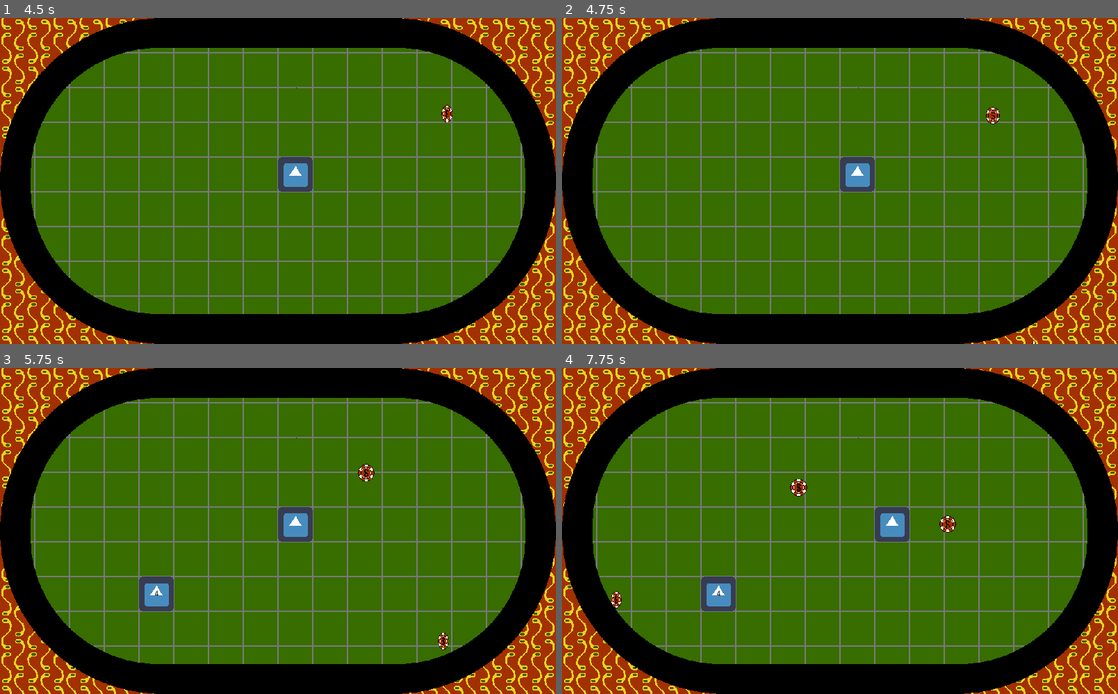
Above: before the commit, frames 1-4 (two rows, left to right).
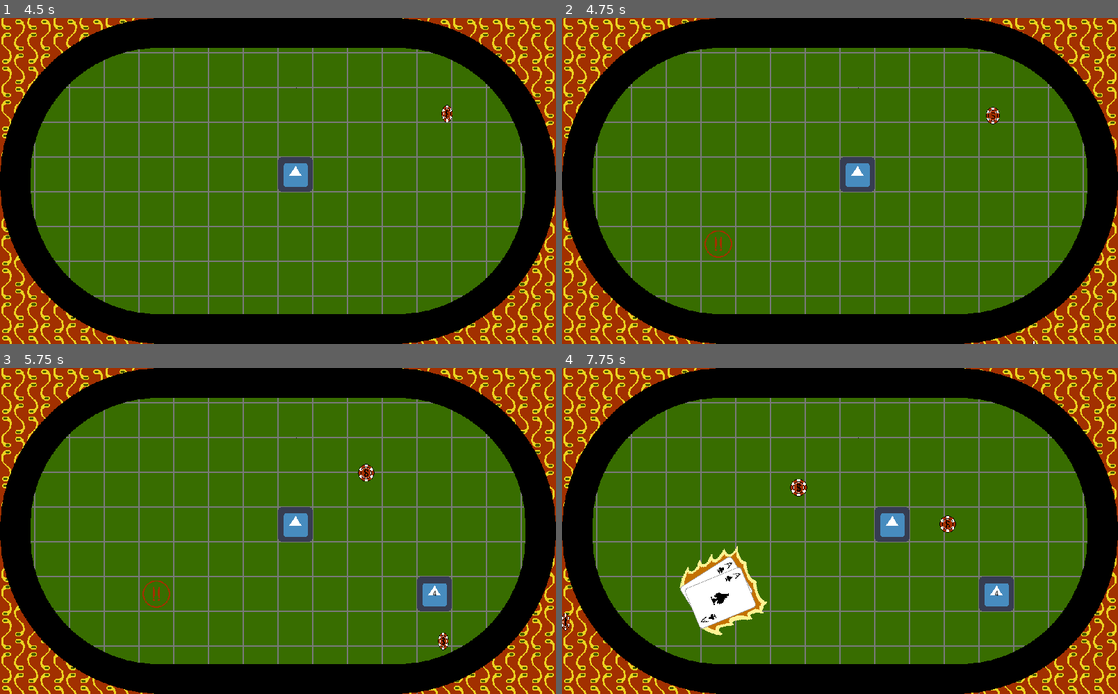
Above: after the commit, the same moments.

Repository: ConnorWhalen/gmtk2022
Game: Godot game, scene res://scenes/Main.tscn
Two runs of this game, one before a commit and one after it. Both use one fixed random seed, a clock stepped at 60 frames per second and the inputs below. The engine's default icon, where the game draws it, is replaced by a stand-in: a white triangle on a blue panel in a dark square.
Inputs:
- Up to frame 1 (4.5 s): click "Start" at 0.5 s; tap Enter at 1.25, 2.75 s; hold Right (ui_right) 1.28-2.03 s; tap Space at 2 s; hold Down (ui_down) 2.03-2.78 s; hold Right (ui_right) 2.78-3.53 s; hold Up (ui_up) 3.53-4.28 s; hold Left (ui_left) from 4.28 s (still down)
- Up to frame 2 (4.75 s): keep holding Left (ui_left)
- Up to frame 3 (5.75 s): keep holding Left (ui_left)
- Up to frame 4 (7.75 s): release Left (ui_left) at 5.78 s; hold Down (ui_down) 5.78-6.53 s; hold Right (ui_right) 6.53-7.28 s; hold Up (ui_up) from 7.28 s (still down)

Frame 1 is identical in both runs. In frame 2, less than 0.1% of the frame differs, in the area x 25-31%, y 65-74%; in frame 3, 1.3%; in frame 4, 3.3%, in the area x 0-82%, y 54-83%.

Commit message:
Add cards that slam down

Diff:
--- /dev/null
+++ b/scenes/Cards.gd
@@ -0,0 +1,69 @@
+extends Node2D
+
+var SCREEN_HEIGHT = ProjectSettings.get_setting("display/window/size/height")
+var SCREEN_WIDTH = ProjectSettings.get_setting("display/window/size/width")
+var SIZE = 128
+var TILE_SIZE = 64
+var FALL_SPEED = 200
+
+enum CardState {
+	WARNING,
+	SLAMMING,
+	DOWN
+}
+
+var dead = false
+var tile = [0, 0]
+var state = CardState.WARNING
+var rng
+
+
+func _ready():
+	$Container.position.y = SIZE
+	$Container.scale.y = 0
+
+	rng = RandomNumberGenerator.new()
+	set_card_sprite($Container/Card1)
+	set_card_sprite($Container/Card2)
+
+	yield(get_tree().create_timer(0.5, false), "timeout")
+	$Warning.visible = false
+	yield(get_tree().create_timer(0.5, false), "timeout")
+	$Warning.visible = true
+	yield(get_tree().create_timer(0.5, false), "timeout")
+	$Warning.visible = false
+	yield(get_tree().create_timer(0.5, false), "timeout")
+	$Warning.visible = true
+	yield(get_tree().create_timer(0.5, false), "timeout")
+	$Warning.visible = false
+	$Container.visible = true
+	state = CardState.SLAMMING
+
+
+func _process(delta):
+	match state:
+		CardState.SLAMMING:
+			$Container.position.y -= delta * FALL_SPEED
+			$Container.scale.y = 1 - ($Container.position.y / SIZE)
+			if $Container.position.y <= 0:
+				$Container.position.y = 0
+				$Container.scale.y = 1
+				$Container/Slam.visible = true
+				state = CardState.DOWN
+				yield(get_tree().create_timer(0.5, false), "timeout")
+				$Container/Slam.visible = false
+				yield(get_tree().create_timer(0.5, false), "timeout")
+				dead = true
+
+
+func set_tile(tile_):
+	tile = tile_
+	position = Vector2((tile[0]+1.5) * TILE_SIZE, (tile[1]+1.5) * TILE_SIZE)
+	var direction = Vector2(SCREEN_WIDTH/2, SCREEN_HEIGHT/2) - position
+	rotation = direction.angle() + PI/2
+	$Warning.rotation = -rotation
+
+
+func set_card_sprite(sprite):
+	rng.randomize()
+	sprite.region_rect.position.x = SIZE * (rng.randi() % 4)
--- /dev/null
+++ b/scenes/Cards.tscn
@@ -0,0 +1,37 @@
+[gd_scene load_steps=3 format=2]
+
+[ext_resource path="res://assets/cards.png" type="Texture" id=1]
+[ext_resource path="res://scenes/Cards.gd" type="Script" id=2]
+
+[node name="Cards" type="Node2D"]
+script = ExtResource( 2 )
+
+[node name="Container" type="Node2D" parent="."]
+visible = false
+
+[node name="Slam" type="Sprite" parent="Container"]
+visible = false
+position = Vector2( -2, -2 )
+scale = Vector2( 1.15, 1.1 )
+texture = ExtResource( 1 )
+region_enabled = true
+region_rect = Rect2( 512, 0, 128, 128 )
+
+[node name="Card1" type="Sprite" parent="Container"]
+position = Vector2( -8, 0 )
+rotation = -0.0872665
+texture = ExtResource( 1 )
+region_enabled = true
+region_rect = Rect2( 0, 0, 128, 128 )
+
+[node name="Card2" type="Sprite" parent="Container"]
+position = Vector2( 8, 0 )
+rotation = 0.0872665
+texture = ExtResource( 1 )
+region_enabled = true
+region_rect = Rect2( 128, 0, 128, 128 )
+
+[node name="Warning" type="Sprite" parent="."]
+texture = ExtResource( 1 )
+region_enabled = true
+region_rect = Rect2( 640, 0, 128, 128 )
--- a/scenes/Game.gd
+++ b/scenes/Game.gd
@@ -3,6 +3,7 @@
 
 onready var Chip = preload("res://scenes/Chip.tscn")
 onready var Special = preload("res://scenes/Special.tscn")
+onready var Card = preload("res://scenes/Cards.tscn")
 
 var SCREEN_HEIGHT = ProjectSettings.get_setting("display/window/size/height")
 var SCREEN_WIDTH = ProjectSettings.get_setting("display/window/size/width")
@@ -10,8 +11,16 @@
 var RIGHT_BOUND = SCREEN_WIDTH/TILE_SIZE - 2
 var BOTTOM_BOUND = SCREEN_HEIGHT/TILE_SIZE - 2
 
+var CHIP_TIME_MIN = 1.5
+var CHIP_TIME_MAX = 3
+var SPECIAL_TIME_MIN = 5
+var SPECIAL_TIME_MAX = 10
+var CARD_TIME_MIN = 4
+var CARD_TIME_MAX = 6
+
 var chips = []
 var specials = []
+var cards = []
 var player_tile = [0, 0]
 var rng
 
@@ -19,6 +28,7 @@
 func _ready():
 	$ChipTimer.start()
 	$SpecialTimer.start()
+	$CardTimer.start()
 	rng = RandomNumberGenerator.new()
 
 	player_tile = [6, 3]
@@ -31,6 +41,7 @@
 func _process(delta):
 	cull(chips)
 	cull(specials)
+	cull(cards)
 
 
 func _input(_event):
@@ -58,20 +69,6 @@
 	if is_tile_in_bounds(next_tile[0], next_tile[1]):
 		$Player.move(direction)
 		player_tile = next_tile
-
-
-func _on_ChipTimer_timeout():
-	var chip = Chip.instance()
-	chip.z_index = 1
-	add_child(chip)
-	chips.append(chip)
-
-
-func _on_SpecialTimer_timeout():
-	var special = Special.instance()
-	special.set_tile(get_random_tile())
-	add_child(special)
-	specials.append(special)
 
 
 func cull(nodes):
@@ -110,3 +107,32 @@
 		):
 			return false
 	return true
+
+
+func set_timer_wait(timer, min_wait, max_wait):
+	rng.randomize()
+	timer.wait_time = rng.randf_range(min_wait, max_wait)
+
+
+func _on_ChipTimer_timeout():
+	var chip = Chip.instance()
+	chip.z_index = 1
+	add_child(chip)
+	chips.append(chip)
+	set_timer_wait($ChipTimer, CHIP_TIME_MIN, CHIP_TIME_MAX)
+
+
+func _on_SpecialTimer_timeout():
+	var special = Special.instance()
+	special.set_tile(get_random_tile())
+	add_child(special)
+	specials.append(special)
+	set_timer_wait($SpecialTimer, SPECIAL_TIME_MIN, SPECIAL_TIME_MAX)
+
+
+func _on_CardTimer_timeout():
+	var card = Card.instance()
+	card.set_tile(get_random_tile())
+	add_child(card)
+	cards.append(card)
+	set_timer_wait($CardTimer, CARD_TIME_MIN, CARD_TIME_MAX)
--- a/scenes/Game.tscn
+++ b/scenes/Game.tscn
@@ -17,9 +17,13 @@
 [node name="SpecialTimer" type="Timer" parent="."]
 wait_time = 5.0
 
+[node name="CardTimer" type="Timer" parent="."]
+wait_time = 4.0
+
 [node name="Player" parent="." instance=ExtResource( 3 )]
 position = Vector2( 480, 288 )
 z_index = 1
 
 [connection signal="timeout" from="ChipTimer" to="." method="_on_ChipTimer_timeout"]
 [connection signal="timeout" from="SpecialTimer" to="." method="_on_SpecialTimer_timeout"]
+[connection signal="timeout" from="CardTimer" to="." method="_on_CardTimer_timeout"]
Binary file added: assets/cards.png
Not shown, added: assets/cards.png.import
